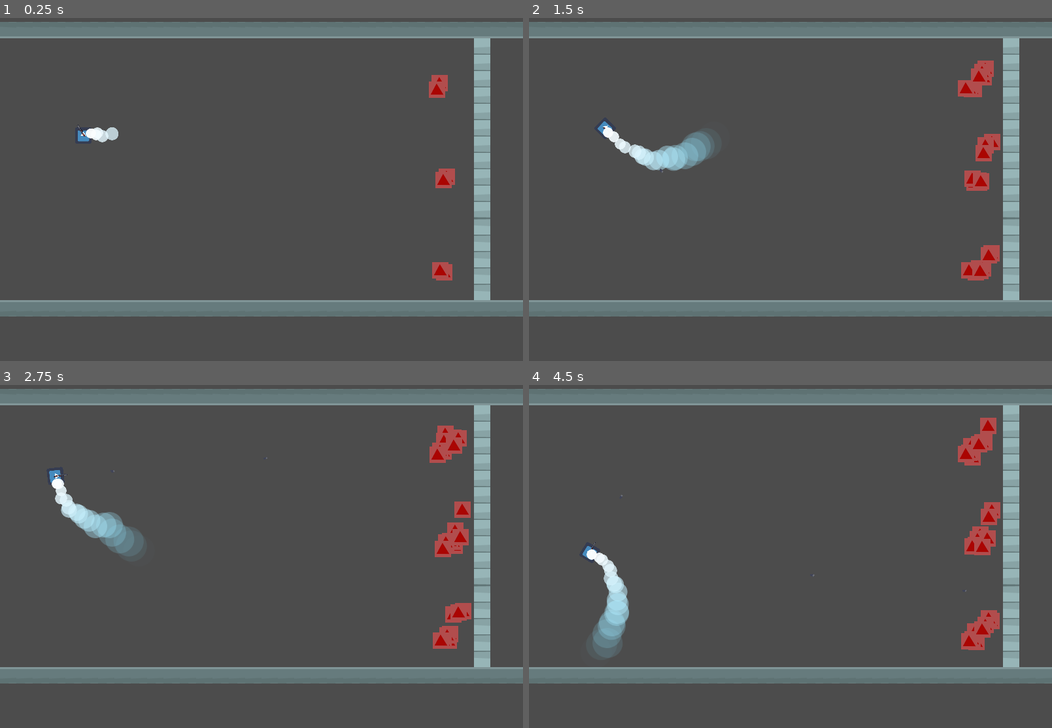
Above: before the commit, frames 1-4 (two rows, left to right).
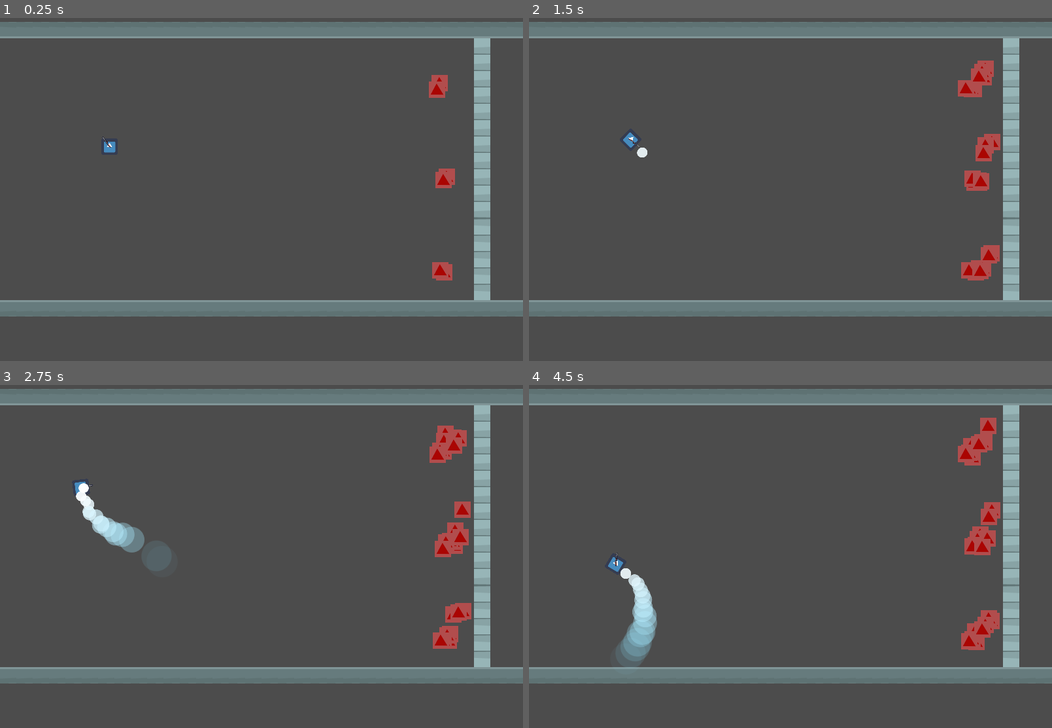
Above: after the commit, the same moments.

Repository: TeamGamePlay/game-firefighter
Game: Godot game, scene res://levels/level_1/World_1.tscn
The game is run twice, just before and just after one commit, with the same random seed, the same clock (stepped at 60 frames per second) and the same inputs. This scene is started directly instead of the project's main scene. The engine's default icon, where the game draws it, is replaced by a stand-in: a white triangle on a blue panel in a dark square.
Inputs (mouse positions are in pixels of both pictures, inside the frame that each line leads up to):
- Up to frame 1 (0.25 s): no input
- Up to frame 2 (1.5 s): tap Enter (ui_accept) at 0.5, 1.35 s; move the mouse to (905, 148) at 0.52 s; hold Right (ui_right) 0.53-1.28 s; hold Enter (ui_accept) 0.53-1.28 s; move the mouse to (685, 189) at 1.27 s; hold Down (ui_down) from 1.28 s (still down)
- Up to frame 3 (2.75 s): tap Enter (ui_accept) at 1.52, 1.82 s; move the mouse to (313, 450) at 2.02 s; release Down (ui_down) at 2.03 s; hold Right (ui_right) from 2.03 s (still down); hold Enter (ui_accept) from 2.03 s (still down)
- Up to frame 4 (4.5 s): move the mouse to (764, 614) at 2.77 s; release Right (ui_right) at 2.78 s; release Enter (ui_accept) at 2.78 s; hold Up (ui_up) 2.78-3.53 s; tap Enter (ui_accept) at 2.85, 3.02, 3.32, 4.35 s; move the mouse to (947, 594) at 3.52 s; hold Enter (ui_accept) 3.53-4.28 s; hold Left (ui_left) from 3.53 s (still down); move the mouse to (633, 477) at 4.27 s

The runs differ from the first frame. In frame 1, 0.3% of the frame differs, in the area x 14-23%, y 31-40%; in frame 2, 1.4%; in frame 3, 1.7%; in frame 4, 2.6%, in the area x 10-84%, y 32-83%.

Commit message:
implementacion del agua apagando el fuego

Diff:
--- a/FireFighters/Fighter.gd
+++ b/FireFighters/Fighter.gd
@@ -1,8 +1,9 @@
 extends "res://FireFighters/FireFighter.gd"
 
-onready var ground_ray = get_node("RayCast2D")
+onready var ray = get_node("RayCast2D")
 
 func _control(delta):
+
 	$Hose.look_at(get_global_mouse_position())
 	var rot_dir = 0
 
@@ -19,8 +20,9 @@
 	if Input.is_action_pressed("ui_down"):
 		velocity = Vector2(-speed/2, 0).rotated(rotation)
 
-	if Input.is_action_pressed("ui_accept"):
-		shoot()
+	var is_firing = Input.is_action_pressed("ui_accept")
+	$Particles2D.emitting = is_firing
+	$Area2D/CollisionPolygon2D.disabled = not is_firing
 
 func _on_GunTimer_timeout():
 	can_shoot = true
--- a/FireFighters/FireFighter.tscn
+++ b/FireFighters/FireFighter.tscn
@@ -1,9 +1,10 @@
-[gd_scene load_steps=6 format=2]
+[gd_scene load_steps=7 format=2]
 
 [ext_resource path="res://FireFighters/Fighter.gd" type="Script" id=1]
 [ext_resource path="res://gun/WaterFighter.tscn" type="PackedScene" id=2]
 [ext_resource path="res://icon.png" type="Texture" id=3]
 [ext_resource path="res://gun/gun1.png" type="Texture" id=4]
+[ext_resource path="res://Water.tscn" type="PackedScene" id=5]
 
 [sub_resource type="RectangleShape2D" id=1]
 extents = Vector2( 16.1877, 16.1853 )
@@ -41,4 +42,15 @@
 enabled = true
 cast_to = Vector2( 50, 0 )
 collision_mask = 5
+collide_with_areas = true
+
+[node name="Area2D" type="Area2D" parent="."]
+collision_layer = 32
+collision_mask = 32
+
+[node name="CollisionPolygon2D" type="CollisionPolygon2D" parent="Area2D"]
+polygon = PoolVector2Array( 78.1298, -17.059, 78.1298, 14.7182, -2.56773, -0.752254 )
+
+[node name="Particles2D" parent="." instance=ExtResource( 5 )]
+emitting = false
 [connection signal="timeout" from="GunTimer" to="." method="_on_GunTimer_timeout"]
--- /dev/null
+++ b/FireFighters/fire-particles/Area2D.gd
@@ -0,0 +1,8 @@
+extends Area2D
+
+
+func _ready():
+	pass
+
+func _on_Area2D_area_entered(area):
+	get_parent().queue_free()
--- a/FireFighters/fire-particles/Particles2D.tscn
+++ b/FireFighters/fire-particles/Particles2D.tscn
@@ -1,6 +1,7 @@
-[gd_scene load_steps=4 format=2]
+[gd_scene load_steps=5 format=2]
 
 [ext_resource path="res://assets/triangle.png" type="Texture" id=1]
+[ext_resource path="res://FireFighters/fire-particles/Area2D.gd" type="Script" id=2]
 
 [sub_resource type="ParticlesMaterial" id=1]
 flag_rotate_y = true
@@ -22,7 +23,13 @@
 "_edit_group_": true
 }
 
-[node name="Area2D" type="Area2D" parent="."]
+[node name="Area2D" type="Area2D" parent="." groups=[
+"fuego",
+]]
+collision_layer = 33
+collision_mask = 32
+script = ExtResource( 2 )
 
 [node name="CollisionShape2D" type="CollisionShape2D" parent="Area2D"]
 shape = SubResource( 2 )
+[connection signal="area_entered" from="Area2D" to="Area2D" method="_on_Area2D_area_entered"]
--- a/Tiles.tscn
+++ b/Tiles.tscn
@@ -18,7 +18,6 @@
 shape = SubResource( 1 )
 
 [node name="Sprite2" type="Sprite" parent="."]
-editor/display_folded = true
 position = Vector2( 90, 0 )
 texture = ExtResource( 1 )
 region_enabled = true
--- /dev/null
+++ b/Water.tscn
@@ -0,0 +1,39 @@
+[gd_scene load_steps=7 format=2]
+
+[ext_resource path="res://assets/circulo.png" type="Texture" id=1]
+
+[sub_resource type="Gradient" id=1]
+offsets = PoolRealArray( 0.0122378, 0.263986, 0.951049 )
+colors = PoolColorArray( 1, 1, 1, 1, 0.858589, 0.966857, 1, 0.731844, 0.472656, 0.876404, 1, 0 )
+
+[sub_resource type="GradientTexture" id=2]
+gradient = SubResource( 1 )
+
+[sub_resource type="Curve" id=3]
+_data = [ Vector2( 0.00428528, 0.3163 ), 0.0, 0.0, 0, 0, Vector2( 1, 1 ), 0.0, 0.0, 0, 0 ]
+
+[sub_resource type="CurveTexture" id=4]
+curve = SubResource( 3 )
+
+[sub_resource type="ParticlesMaterial" id=5]
+emission_shape = 1
+emission_sphere_radius = 5.41
+flag_disable_z = true
+spread = 0.0
+gravity = Vector3( 0, 0, 0 )
+initial_velocity = 103.45
+angular_velocity = 14.2773
+orbit_velocity = 0.0
+orbit_velocity_random = 0.0
+scale_curve = SubResource( 4 )
+color_ramp = SubResource( 2 )
+
+[node name="Particles2D" type="Particles2D"]
+position = Vector2( 1, 0 )
+amount = 20
+lifetime = 2.0
+speed_scale = 2.0
+randomness = 0.11
+local_coords = false
+process_material = SubResource( 5 )
+texture = ExtResource( 1 )
--- a/levels/level_1/World_1.tscn
+++ b/levels/level_1/World_1.tscn
@@ -1,36 +1,9 @@
-[gd_scene load_steps=11 format=2]
+[gd_scene load_steps=5 format=2]
 
 [ext_resource path="res://levels/level_1/World_1.gd" type="Script" id=1]
 [ext_resource path="res://floor.tres" type="TileSet" id=2]
-[ext_resource path="res://FireFighters/FireFighter.tscn" type="PackedScene" id=3]
-[ext_resource path="res://assets/circulo.png" type="Texture" id=4]
-[ext_resource path="res://FireFighters/fire-particles/Particles2D.tscn" type="PackedScene" id=5]
-
-[sub_resource type="Gradient" id=1]
-offsets = PoolRealArray( 0.0122378, 0.263986, 0.951049 )
-colors = PoolColorArray( 1, 1, 1, 1, 0.858589, 0.966857, 1, 0.731844, 0.472656, 0.876404, 1, 0 )
-
-[sub_resource type="GradientTexture" id=2]
-gradient = SubResource( 1 )
-
-[sub_resource type="Curve" id=3]
-_data = [ Vector2( 0.00428528, 0.3163 ), 0.0, 0.0, 0, 0, Vector2( 1, 1 ), 0.0, 0.0, 0, 0 ]
-
-[sub_resource type="CurveTexture" id=4]
-curve = SubResource( 3 )
-
-[sub_resource type="ParticlesMaterial" id=5]
-emission_shape = 1
-emission_sphere_radius = 5.41
-flag_disable_z = true
-spread = 0.0
-gravity = Vector3( 0, 0, 0 )
-initial_velocity = 103.45
-angular_velocity = 1.0
-orbit_velocity = 0.0
-orbit_velocity_random = 0.0
-scale_curve = SubResource( 4 )
-color_ramp = SubResource( 2 )
+[ext_resource path="res://FireFighters/fire-particles/Particles2D.tscn" type="PackedScene" id=3]
+[ext_resource path="res://FireFighters/FireFighter.tscn" type="PackedScene" id=4]
 
 [node name="World_1" type="Node"]
 script = ExtResource( 1 )
@@ -41,25 +14,14 @@
 format = 1
 tile_data = PoolIntArray( 196608, 1073741824, 0, 196609, 1073741824, 0, 196610, 1073741824, 0, 196611, 1073741824, 0, 1 …(1450 unchanged characters)…
 
-[node name="Pj" parent="." instance=ExtResource( 3 )]
-position = Vector2( 163.6, 317.5 )
-gun_cooldown = 0.4
-
-[node name="Particles2D" type="Particles2D" parent="Pj"]
-amount = 20
-lifetime = 2.0
-speed_scale = 2.0
-randomness = 0.11
-local_coords = false
-process_material = SubResource( 5 )
-texture = ExtResource( 4 )
-
-[node name="Fire-1" parent="." instance=ExtResource( 5 )]
+[node name="Fire-1" parent="." instance=ExtResource( 3 )]
 position = Vector2( 850.251, 225.15 )
 
-[node name="Fire-2" parent="." instance=ExtResource( 5 )]
+[node name="Fire-2" parent="." instance=ExtResource( 3 )]
 position = Vector2( 856.901, 586.151 )
 
-[node name="Fire-3" parent="." instance=ExtResource( 5 )]
+[node name="Fire-3" parent="." instance=ExtResource( 3 )]
 position = Vector2( 862.601, 405.651 )
-[connection signal="shoot" from="Pj" to="." method="_on_Fighter_shoot"]
+
+[node name="KinematicBody2D" parent="." instance=ExtResource( 4 )]
+position = Vector2( 213.99, 339.867 )
